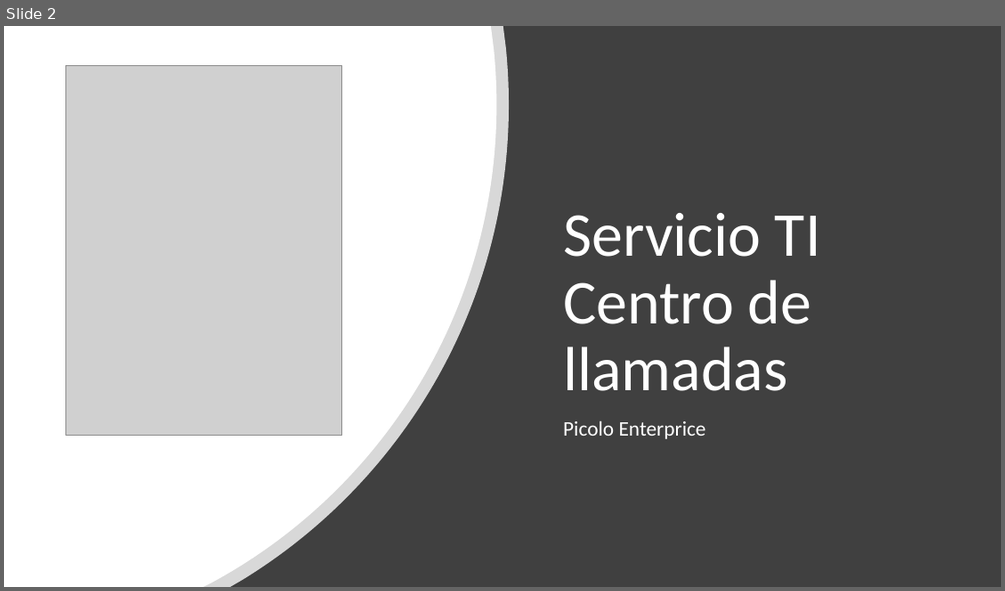
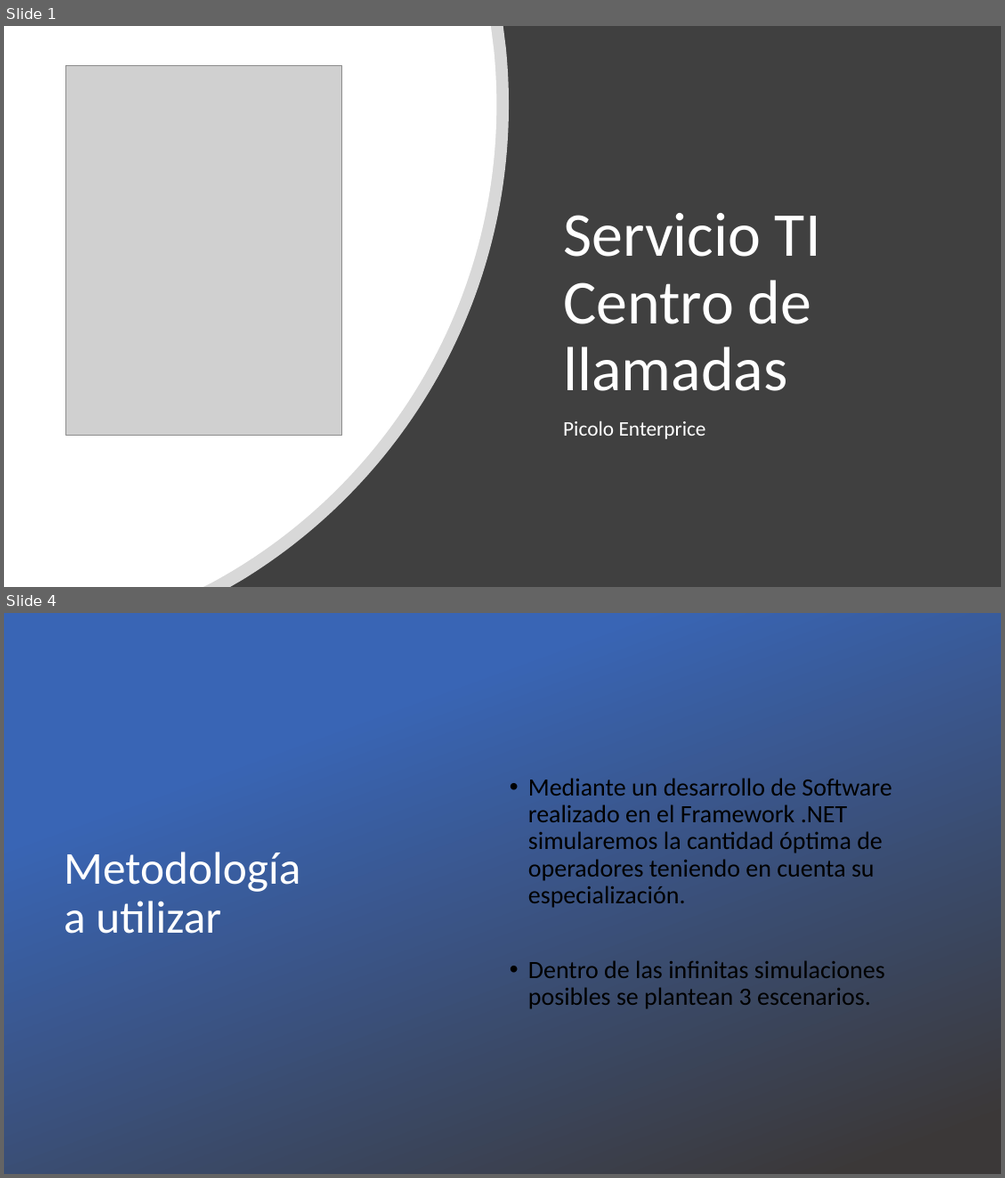
Before and after one commit to ramacal/Simulacion, a slide deck: Simulación/datos Sistema/UTN - Simulacion - Equipo 5 -TP N°6 Picolo.pptx. Shown one above the other, each under a label of ours: slide 2 before the commit, slides 1 and 4 after it; the slides between them are not shown. The pictures are 1005x591 and 1005x1178 pixels, drawn with LibreOffice and Linux fonts; fonts in the diff are those of the drawing; grey boxes stand for pictures; background and template pictures are left out. Boxes give left, top, right and bottom in pixels: in the first picture for what was removed or moved away, otherwise in the second. Text is boxed around its words. In the diff, an @@ line names an element or a change of style, - is before the commit and + after.

```diff
--- a/Simulación/datos Sistema/UTN - Simulacion - Equipo 5 -TP N°6 Picolo.pptx
+++ b/Simulación/datos Sistema/UTN - Simulacion - Equipo 5 -TP N°6 Picolo.pptx
@@ slide 4 added at <box>4,613,1001,1174</box>, background picture (left out) @@
@@ rectangle added at <box>4,613,1001,1174</box>, fill gradient #3965B5 to #3B3838 @@
@@ text added at <box>528,778,891,1009</box>, 24 pt, text #000000 @@
+• Mediante un desarrollo de Software realizado en el Framework .NET simularemos la cantidad óptima de operadores teniendo en cuenta su especialización.
+• Dentro de las infinitas simulaciones posibles se plantean 3 escenarios.
@@ title added at <box>64,852,300,933</box>, 44 pt, text #FFFFFF @@
+Metodología
+a utilizar
@@ what was slide 2 is now slide 1 @@
```
Also in this commit, not shown: 7 other slides added, 13 slides removed.
